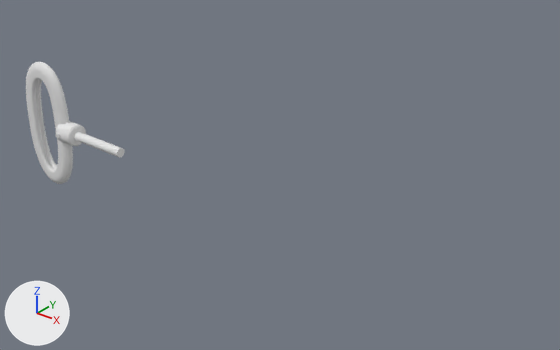
The Blender file SOLUS/Assets/Prefabs/Maschinenteil.blend, before and after one commit.
Both versions are drawn from a 50 mm camera at (21.55, -13.58, 11.45) aimed at (9.07, 2.02, 1.78). Arrows for +X, +Y and +Z are at lower left; the lights stay in place.

Script lines for the objects in view, before the commit:
```python
me_cylinder = bpy.data.meshes.new('Cylinder')
me_cylinder.from_pydata(...)  # 128 vertices, 98 faces; spans x -1.0..1.0, y -1.0..1.0, z -1.0..1.0
me_cylinder_002 = bpy.data.meshes.new('Cylinder.002')
me_cylinder_002.from_pydata(...)  # a 32-sided cylinder along z spanning x -1.0..1.0, y -1.0..1.0, z -1.0..1.0
cu_nurbspath = bpy.data.curves.new('NurbsPath', 'CURVE')
cu_nurbspath.dimensions = '3D'
_sp = cu_nurbspath.splines.new('NURBS'); _sp.points.add(8)
_sp.points.foreach_set('co', [-1.448, 0.0, 10.45, 1.0, -2.558, 0.0, 7.846, 1.0, -2.665, 0.0, 4.499, 1.0, -2.6, 0.0, -0.108, 1.0, -0.318, 0.0, -2.575, 1.0, 2.169, 0.0, -0.16, 1.0, 2.148, 0.0, 4.358, 1.0, 2.129, 0.0, 7.912, 1.0, 1.12, 0.0, 10.51, 1.0])
_sp.order_u = 5
_sp.order_v = 0
_sp.use_cyclic_u = True
cu_nurbspath.use_path = True
cu_nurbspath.bevel_mode = 'OBJECT'
cu_nurbspath.fill_mode = 'FULL'
cu_nurbspath.bevel_object = ob_beziercircle
ob_oval = bpy.data.objects.new('Oval', cu_nurbspath)
ob_oval.location = (0.0, 0.81, 0.0)
ob_oval.scale = (0.319, 0.319, 0.319)
ob_stange = bpy.data.objects.new('Stange', me_cylinder_002)
ob_stange.location = (2.43, 0.81, 1.36)
ob_stange.rotation_euler = (0.0, 1.571, 0.0)  # degrees (0, 90, 0)
ob_stange.scale = (0.154, 0.154, 1.17)
ob_verbindung = bpy.data.objects.new('Verbindung', me_cylinder)
ob_verbindung.location = (1.06, 0.82, 1.36)
ob_verbindung.rotation_euler = (0.0, 1.571, 0.0)  # degrees (0, 90, 0)
ob_verbindung.scale = (0.37, 0.37, 0.37)
```
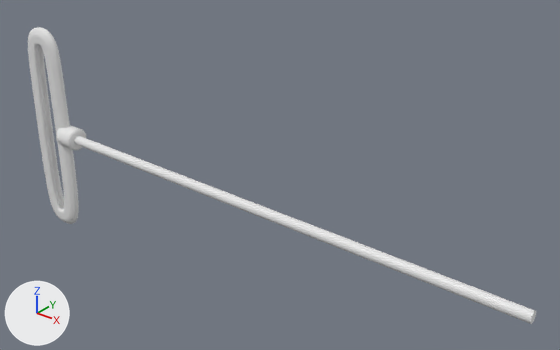
Boxes [x1, y1, x2, y2] around the edits, measured in the pictures (560 x 350 px):
'Oval', reshaped, moved (8% wider, 61% taller)
    before: [26, 62, 73, 184]
    after: [28, 27, 79, 224]
'Stange', moved, rescaled (790% wider, 627% taller)
    before: [74, 132, 125, 157]
    after: [74, 136, 536, 324]
'Verbindung', moved
    before: [56, 121, 86, 146]
    after: [56, 125, 86, 150]

Edits to the bpy script that builds the scene:
```text
Change cu_nurbspath:
    where _sp = cu_nurbspath.splines.new('NURBS'); _sp.points.add(8)
    remove _sp.points.foreach_set('co', [-1.448, 0.0, 10.45, 1.0, -2.558, 0.0, 7.846, 1.0, -2.665, 0.0, 4.499, 1.0, -2.6, 0.0, -0.108, 1.0, -0.318, 0.0, -2.575, 1.0, 2.169, 0.0, -0.16, 1.0, 2.148, 0.0, 4.358, 1.0, 2.129, 0.0, 7.912, 1.0, 1.12, 0.0, 10.51, 1.0])
    add _sp.points.foreach_set('co', [-1.254, 0.0, 9.393, 1.0, -1.607, 0.0, 7.689, 1.0, -1.714, 0.0, -0.755, 1.0, -1.829, 0.0, -12.01, 1.0, -0.124, 0.0, -10.72, 1.0, 1.878, 0.0, -12.12, 1.0, 1.678, 0.0, -0.757, 1.0, 1.659, 0.0, 7.825, 1.0, 1.314, 0.0, 9.512, 1.0])
Change ob_oval:
    ob_oval.location: (0.0, 0.81, 0.0) -> (0.15, 0.81, 1.53)
Change ob_verbindung:
    ob_verbindung.location: (1.06, 0.82, 1.36) -> (1.06, 0.82, 1.21)
Change ob_stange:
    ob_stange.location: (2.43, 0.81, 1.36) -> (9.15, 0.81, 1.21)
    ob_stange.scale: (0.154, 0.154, 1.17) -> (0.154, 0.154, 8.0)
```
